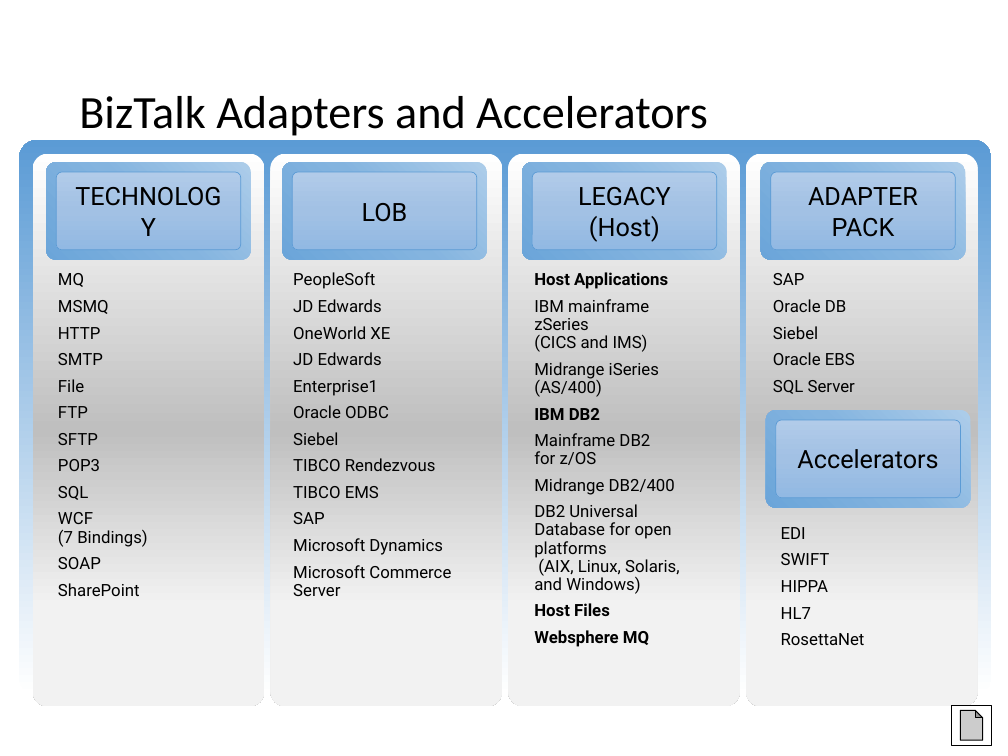
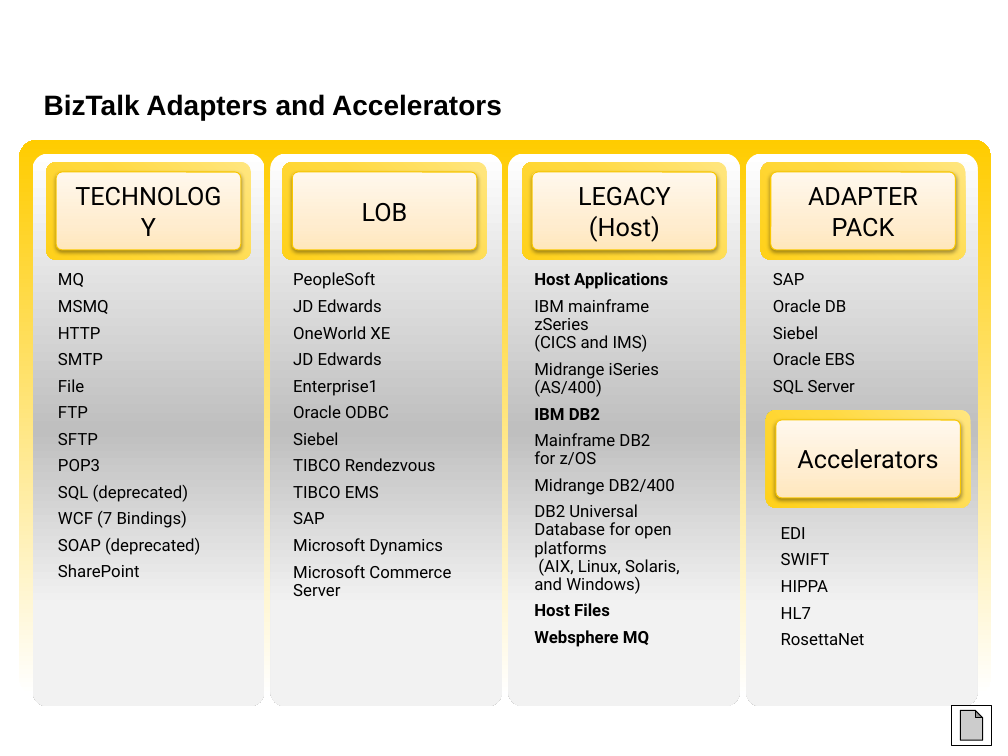
Before and after one commit to wmmihaa/BizTalk-Server---Developing-Integration-Solutions, a slide deck: slide 11 of Slides/Module 7 - Adapters.pptx. Drawn at 1008x756 pixels with LibreOffice and Linux fonts; fonts in the diff are those of the drawing. Boxes give left, top, right and bottom in pixels: in the first picture for what was removed or moved away, otherwise in the second. Text is boxed around its words. In the diff, an @@ line names an element or a change of style, - is before the commit and + after.

```diff
--- a/Slides/Module 7 - Adapters.pptx
+++ b/Slides/Module 7 - Adapters.pptx
@@ title "BizTalk Adapters and Accelerators": place and size @@
-title "BizTalk Adapters and Accelerators" at [79,96,708,136]
+title "BizTalk Adapters and Accelerators" at [44,94,502,120]
@@ title "BizTalk Adapters and Accelerators" at [44,94,502,120]: size 33 to 20 pt, font Calibri to Arial, bold on; line spacing 0.9 to 1 @@
@@ rounded rectangle at [19,140,992,696]: fill gradient #FFFFFF to #5B9BD5 to gradient #FFFFFF to #FFCC00 @@
@@ fill gradient #6BA5D9 to #84B4E0 to #ADCDEA to gradient #FFD11A to #FFD940 to #FFE680 in 5 elements at [46,162,251,260], [282,162,487,260], [522,162,727,260], [761,162,966,260], [766,410,971,508] @@
@@ fill gradient #B1CBE9 to #A3C1E5 to #93B9E4 to gradient #FFE7BD to #FFEED1 to #FFF8EE; outline #5B9BD5 0.5 pt to #F9C800 0.75 pt; shadow on in 5 elements at [56,172,241,250], [292,172,477,250], [532,172,717,250], [771,172,956,250], [776,420,961,498] @@
@@ text at [58,485,188,502]: text changed @@
-SQL
+SQL (deprecated)
@@ text at [58,537,200,555]: text changed @@
-SOAP
+SOAP (deprecated)
```
Also in this commit, not shown: 24 other slides changed, 2 slides added, 1 slide removed, 11 other files.
